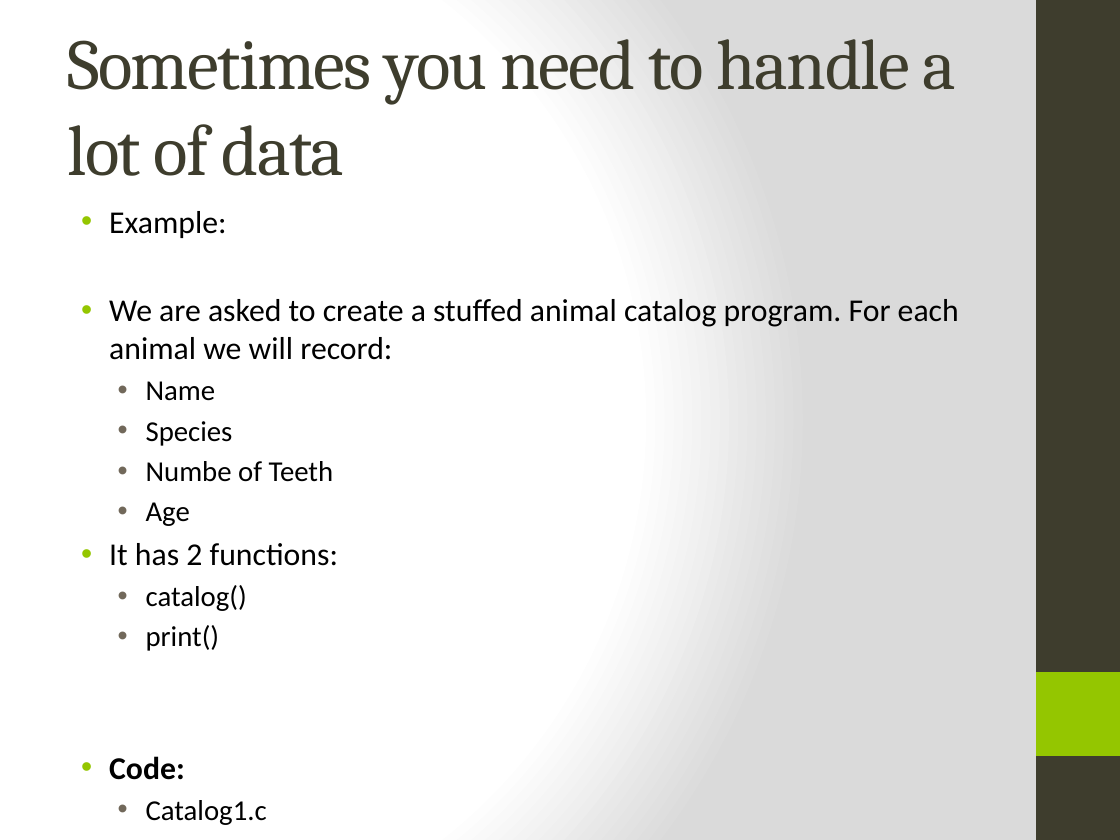
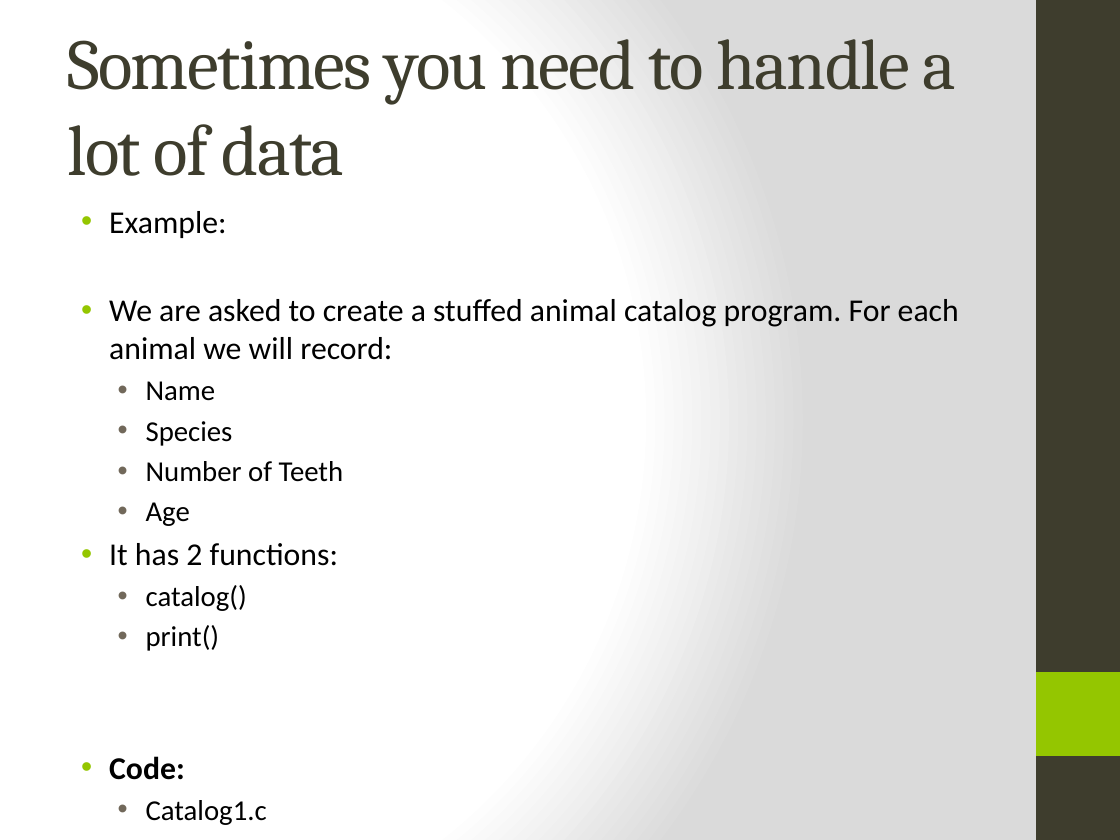
Before and after one commit to kinsidar/Spring2016, a slide deck: slide 2 of Slides/Lesson14.pptx. Drawn at 1120x840 pixels with LibreOffice and Linux fonts; fonts in the diff are those of the drawing. Boxes give left, top, right and bottom in pixels: in the first picture for what was removed or moved away, otherwise in the second. Text is boxed around its words. In the diff, an @@ line names an element or a change of style, - is before the commit and + after.

```diff
--- a/Slides/Lesson14.pptx
+++ b/Slides/Lesson14.pptx
@@ text at <box>146,461,344,482</box>: text changed @@
-  • Numbe of Teeth
+  • Number of Teeth
```
Also in this commit, not shown: 1 other slide changed.
